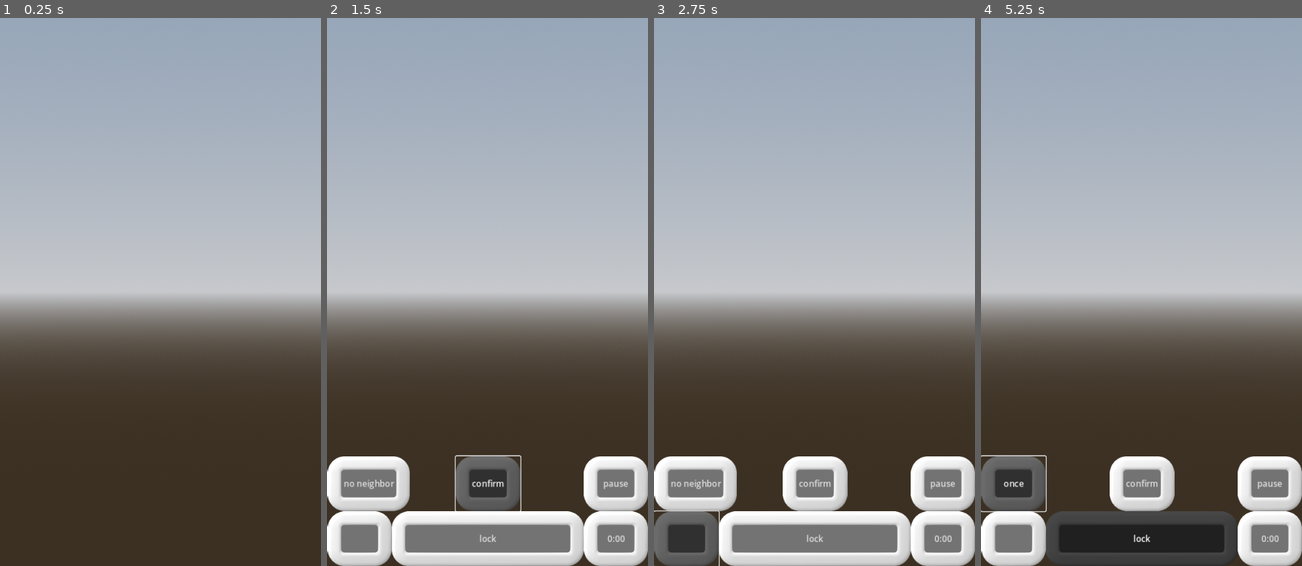
Above: before the commit, frames 1-4 (left to right).
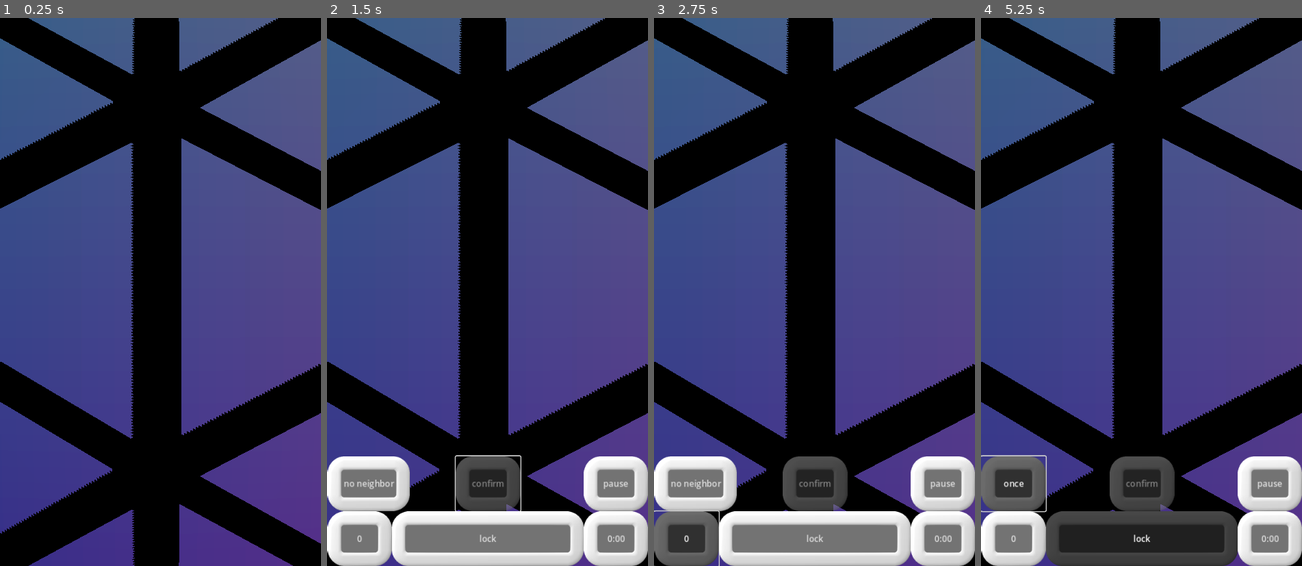
Above: after the commit, the same moments.

Repository: WalynC/sphereSweeperGodot
Game: Godot game, scene res://mainScenes/game.tscn
The game is run twice, just before and just after one commit, with the same random seed, the same clock (stepped at 60 frames per second) and the same inputs.
Inputs (mouse positions are in pixels of both pictures, inside the frame that each line leads up to):
- Up to frame 1 (0.25 s): no input
- Up to frame 2 (1.5 s): click (487, 483) at 0.5 s, where only the run before the commit has a clickable "confirm"; click (487, 483) at 1.25 s, where only the run before the commit has a clickable "confirm"
- Up to frame 3 (2.75 s): click (686, 538) at 2 s
- Up to frame 4 (5.25 s): click "lock" at 2.75 s; click "0:00" at 3.5 s; click "0" at 4.25 s; click "no neighbor" at 5 s

The runs differ from the first frame. In frame 1, 100% of the frame differs, in the area x 0-100%, y 0-100%; in frame 2, 85%; in frame 3, 86%; in frame 4, 87%.
Error before the commit: Attempt to call function 'new' in base 'null instance' on a null instance. (res://scripts/GameManager.gd:9)

Commit message:
Fixes incorrect paths to non-node scripts

Diff:
--- a/scripts/Board.gd
+++ b/scripts/Board.gd
@@ -1,8 +1,8 @@
 
 var subdiv: int = 4
 var percentMined: float = 10
-var Triangle = load("res://Triangle.gd")
-var IcoFace = load("res://IcoFace.gd")
+var Triangle = load("res://scripts/Triangle.gd")
+var IcoFace = load("res://scripts/IcoFace.gd")
 var triangles: Array
 var vertices: PackedVector3Array
 var boardGenerated: bool = false
--- a/scripts/GameManager.gd
+++ b/scripts/GameManager.gd
@@ -5,9 +5,9 @@
 @export var mainMesh: MeshInstance3D
 @export var iconMesh: MeshInstance3D
 @export var glowMesh: MeshInstance3D
-var Board = load("res://Board.gd")
+var Board = load("res://scripts/Board.gd")
 var board = Board.new()
-var IconSphere = load("res://IconSphere.gd")
+var IconSphere = load("res://scripts/IconSphere.gd")
 var isphere = IconSphere.new()
 var iconSize
 
